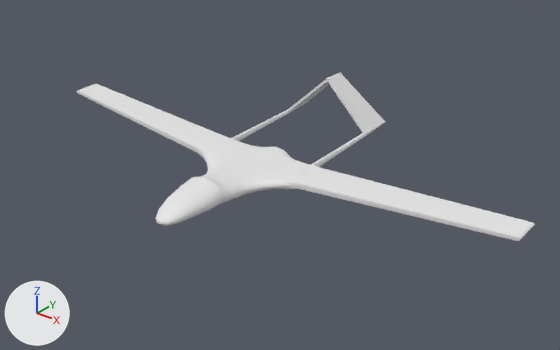
Renders of the Blender file Assets/Prefabs/Bairaktar.blend from each side of a commit.
The view is the same before and after, from a camera (50 mm lens) standing at (15.82, -18.71, 11.64) and looking at (1.31, -0.57, 0.4). Lighting does not change. The marker at lower left points along +X, +Y and +Z.

Objects in the first picture: 'Циліндр'.
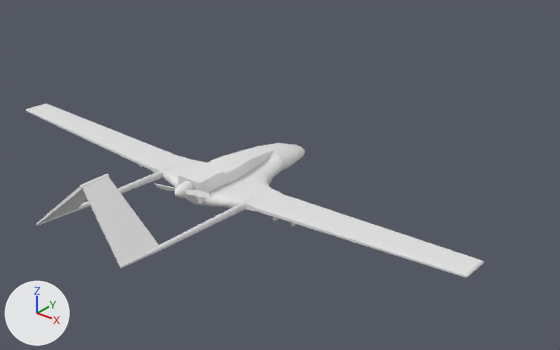
Location of each change, [x1, y1, x2, y2] in pixels of the pictures (560 x 350 px; the box of a moved part takes in the faces that stretch with it):
'Циліндр', reshaped, moved, turned
    before: [76, 72, 535, 241]
    after: [36, 143, 305, 268]
'Циліндр.001', added
    after: [26, 104, 484, 278]
'Куб', added
    after: [178, 146, 274, 204]
'Куб.001', added
    after: [155, 184, 211, 199]
'Циліндр.002', added
    after: [174, 181, 194, 198]
part 1 of me_циліндр, deleted
    before: [76, 84, 535, 241]
part 2 of me_циліндр, moved or reshaped
    before: [225, 72, 385, 169]
    after: [36, 167, 252, 268]

Edits to the bpy script that builds the scene:
```text
Change me_циліндр:
    used by ob_циліндр; location = (0.0, -2.46, 0.0); rotation_euler = (1.571, 0.0, 3.142), in degrees (90, 0, 180); scale = (0.8, 0.8, 0.8)
    remove me_циліндр.from_pydata(...)  # 541 vertices, 448 faces; spans x -11.9..0.0, y -0.25..2.89, z -2.96..9.5
    add me_циліндр.from_pydata(...)  # 521 vertices, 424 faces; spans x -2.48..0.0, y -0.25..2.89, z -2.87..9.82
    me_циліндр part 1
    20 vertices are removed from x -11.9..-2.81, y 0.35..1.17, z 2.07..3.84
    24 faces are deleted
    me_циліндр part 2
    17 vertices are removed from x -0.03..0.0, y 2.73..2.85, z 9.01..9.05
    19 faces are deleted
    129 vertices in x -2.35..0.0, y 0.61..2.89, z 7.79..9.5 move by (0.0, 0.0, 0.32)
    7 vertices in x -2.31..-0.03, y 0.62..2.79, z 7.8..9.5 move by (0.0, 0.0, 0.31)
    17 vertices are added at x -0.03..0.0, y 2.73..2.85, z 9.33..9.37
    19 new faces join them
Add me_куб_002:
    me_куб_002.from_pydata(...)  # 52 vertices, 44 faces; spans x -16.7..25.5, y -2.7..6.8, z -2.4..1.9
Add me_циліндр_002:
    me_циліндр_002.from_pydata(...)  # 256 vertices, 226 faces; spans x -1.0..1.0, y -1.0..1.0, z -1.32..1.39
Add me_куб:
    me_куб.from_pydata(...)  # 40 vertices, 38 faces; spans x -1.1..1.1, y -0.83..8.66, z -1.01..1.07
Add me_циліндр_001:
    me_циліндр_001.from_pydata(...)  # 94 vertices, 58 faces; spans x -11.55..-2.26, y 0.0..1.17, z 1.98..3.77
Change ob_циліндр:
    ob_циліндр.location: (0.0, -2.46, 0.0) -> (0.0, 0.0, 0.0)
    ob_циліндр.rotation_euler: (1.571, 0.0, 3.142) -> (1.571, 0.0, 0.0)  # degrees (90, 0, 180) -> degrees (90, 0, 0)
Add ob_куб_001:
    ob_куб_001 = bpy.data.objects.new('Куб.001', me_куб_002)
    ob_куб_001.location = (-0.26, -3.8, 0.63)
    ob_куб_001.rotation_euler = (0.379, -0.127, 0.0)  # degrees (22, -7.3, 0)
    ob_куб_001.scale = (0.0577, 0.0181, 0.0577)
Add ob_циліндр_002:
    ob_циліндр_002 = bpy.data.objects.new('Циліндр.002', me_циліндр_002)
    ob_циліндр_002.location = (0.0, -3.76, 0.66)
    ob_циліндр_002.rotation_euler = (1.571, 0.0, 0.0)  # degrees (90, 0, 0)
    ob_циліндр_002.scale = (0.239, 0.239, 0.239)
Add ob_куб:
    ob_куб = bpy.data.objects.new('Куб', me_куб)
    ob_куб.location = (0.0, -3.15, 0.55)
    ob_куб.scale = (0.467, 0.401, 0.401)
Add ob_циліндр_001:
    ob_циліндр_001 = bpy.data.objects.new('Циліндр.001', me_циліндр_001)
    ob_циліндр_001.location = (0.0, 0.0, 0.0)
    ob_циліндр_001.rotation_euler = (1.571, 0.0, 0.0)  # degrees (90, 0, 0)
    ob_циліндр_001.scale = (0.8, 0.8, 0.8)
    _m = ob_циліндр_001.modifiers.new('Дзеркалення', 'MIRROR')
```
